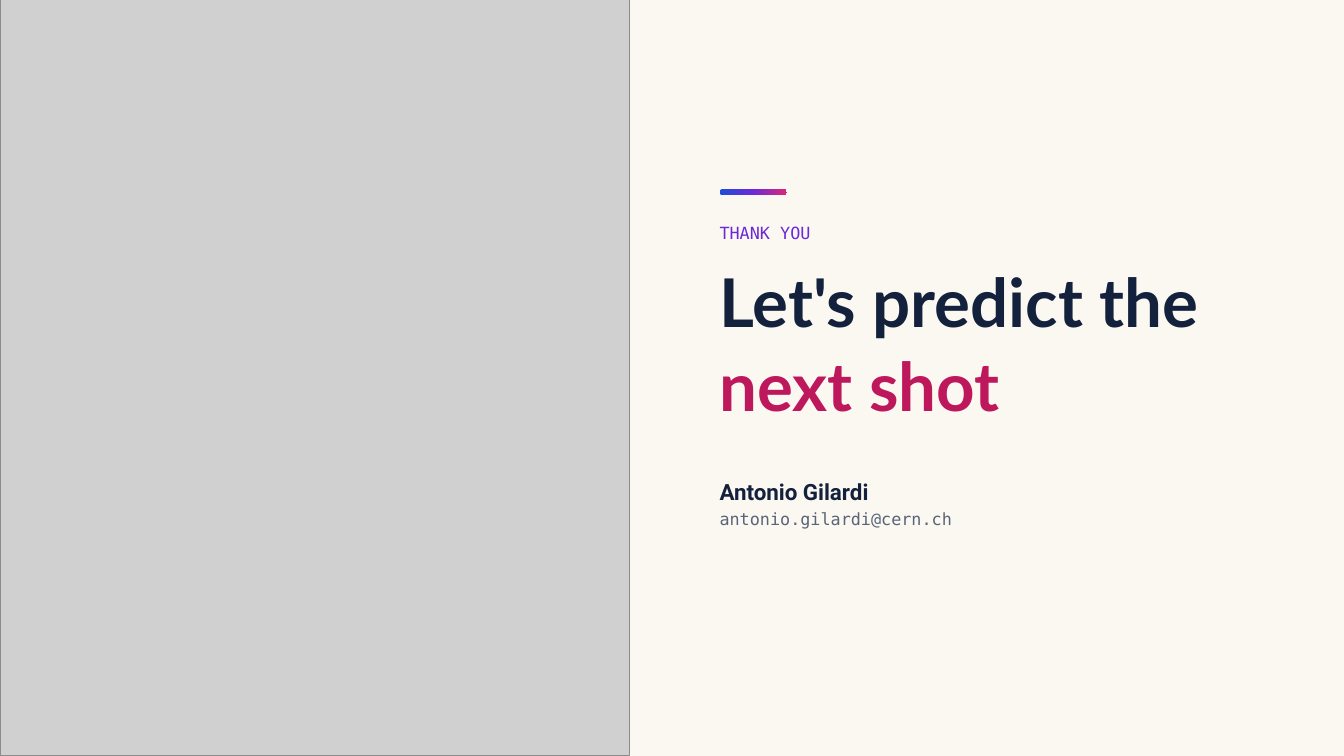
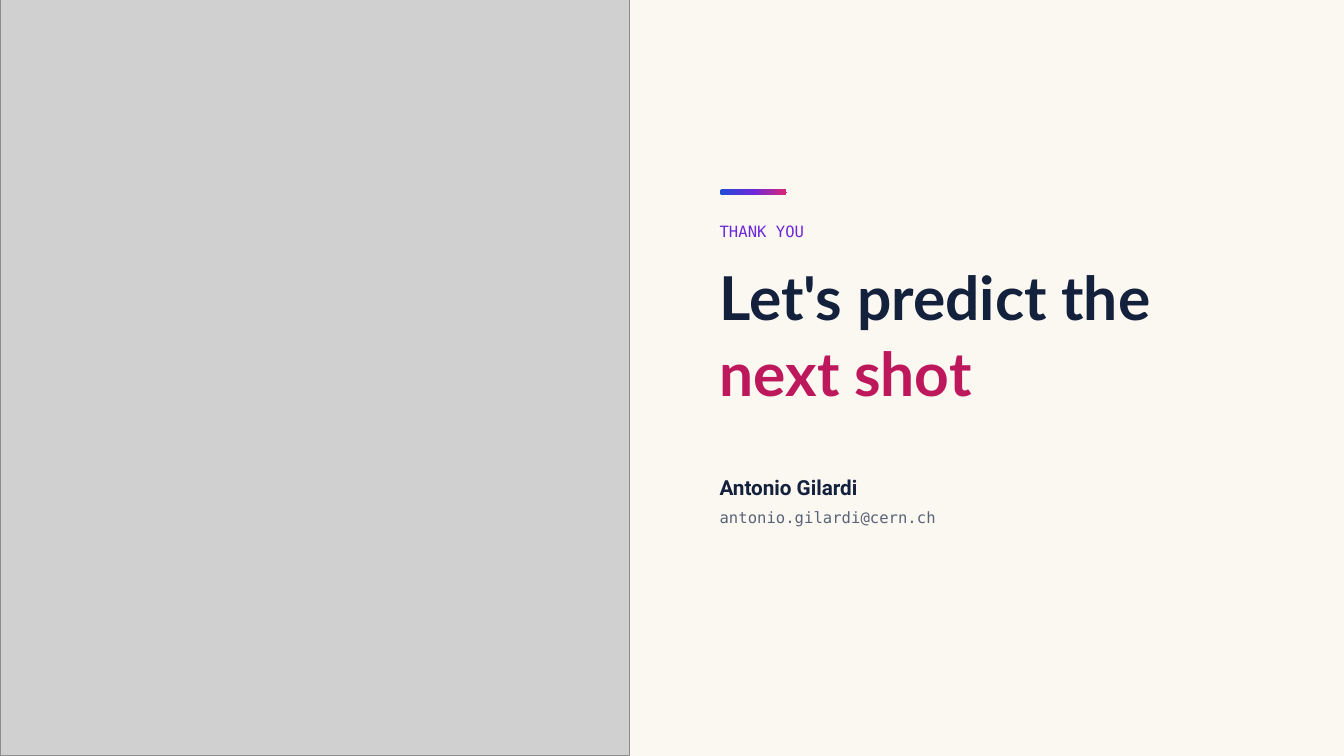
Before and after one commit to aghribi/artifact-hackathon-2026, a slide deck: slide 25 of challenges/optimisation/fast-approximate/Forecasting_results_clear.pptx. Drawn at 1344x756 pixels with LibreOffice and Linux fonts; fonts in the diff are those of the drawing; grey boxes stand for pictures. Boxes give left, top, right and bottom in pixels: in the first picture for what was removed or moved away, otherwise in the second. Text is boxed around its words. In the diff, an @@ line names an element or a change of style, - is before the commit and + after.

Commit message:
Minor edit

```diff
--- a/challenges/optimisation/fast-approximate/Forecasting_results_clear.pptx
+++ b/challenges/optimisation/fast-approximate/Forecasting_results_clear.pptx
@@ text "THANK YOU" at (720,225,804,237): size 12 to 11.1 pt @@
@@ title "Let's predict the next shot" at (720,275,1150,397): size 48 to 43.2 pt @@
@@ text "Antonio Gilardi" at (720,479,858,496): size 16 to 14.8 pt; line spacing 1.4 to 1.3 @@
@@ text "antonio.gilardi@cern.ch" at (720,511,936,527): size 12 to 11.1 pt @@
```
Also in this commit, not shown: 20 other slides changed.
